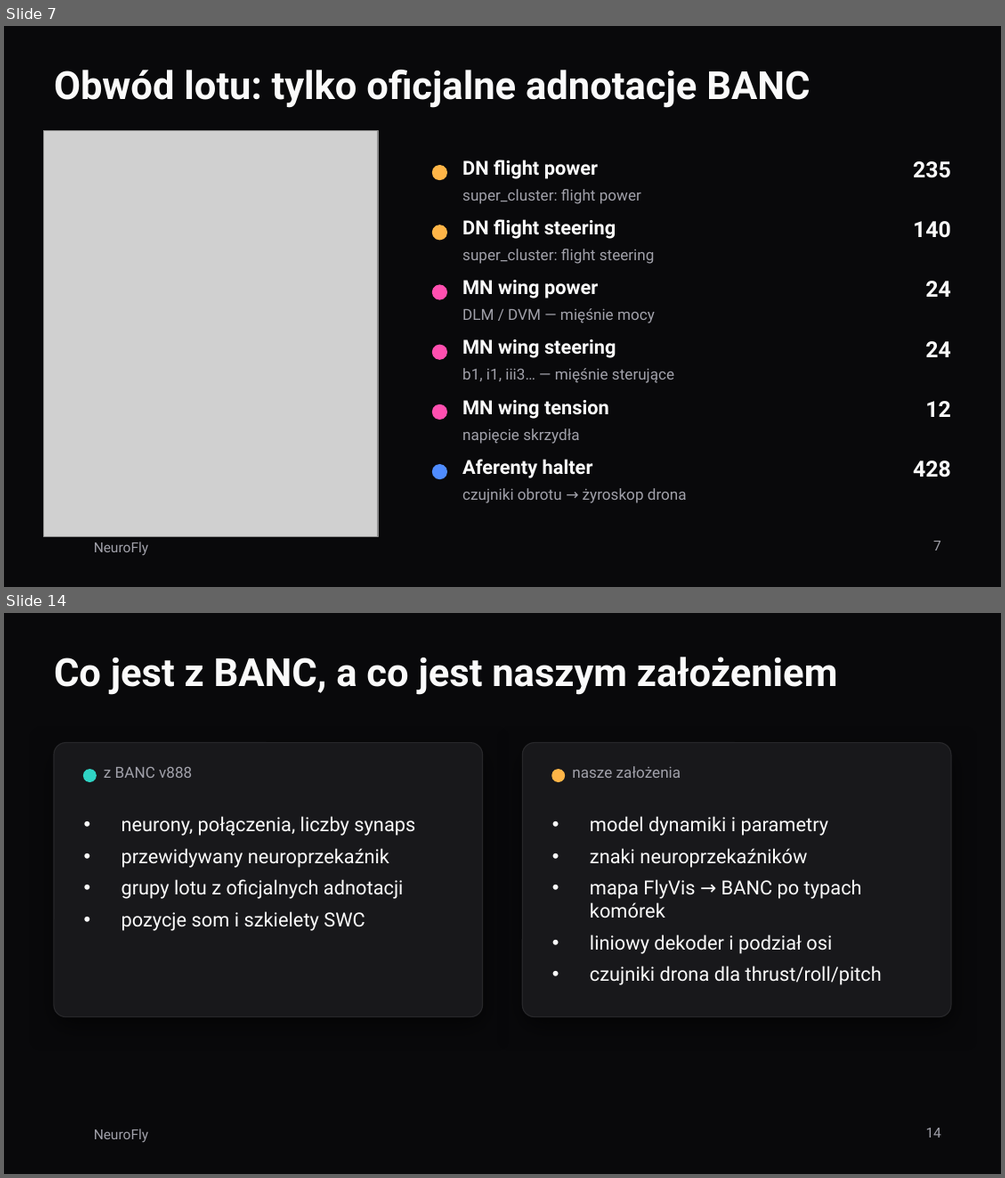
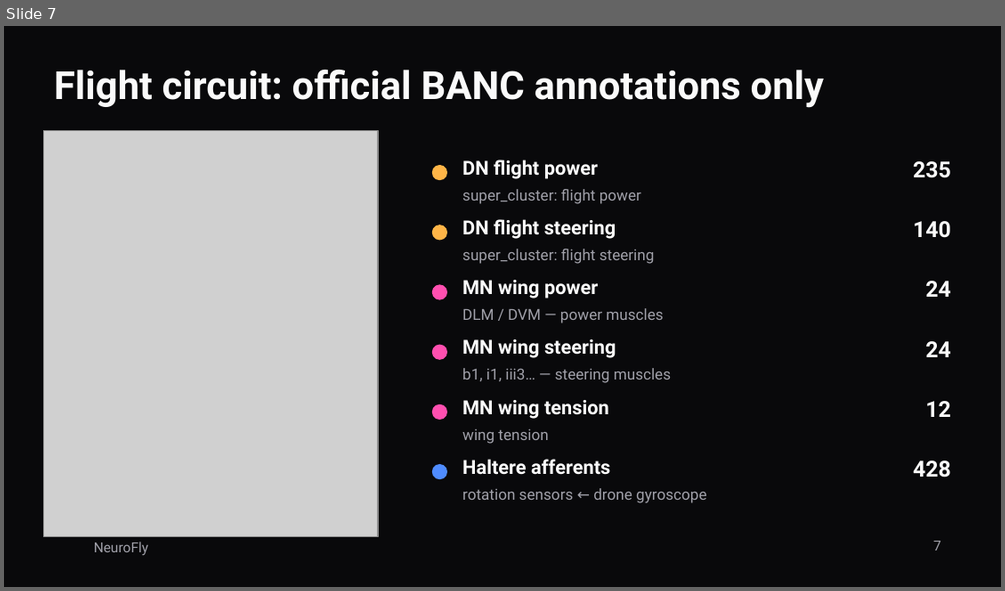
Before and after one commit to FalconDevX/neurofly, a slide deck: docs/prezentacja/NeuroFly.pptx. Shown one above the other, each under a label of ours: slides 7 and 14 before the commit, slide 7 after it; the slides between them are not shown. The pictures are 1005x1178 and 1005x591 pixels, drawn with LibreOffice and Linux fonts; fonts in the diff are those of the drawing; grey boxes stand for pictures; background and template pictures are left out. Boxes give left, top, right and bottom in pixels: in the first picture for what was removed or moved away, otherwise in the second. Text is boxed around its words. In the diff, an @@ line names an element or a change of style, - is before the commit and + after.

```diff
--- a/docs/prezentacja/NeuroFly.pptx
+++ b/docs/prezentacja/NeuroFly.pptx
@@ slide 14 removed at bbox=[4, 613, 1001, 1174], background #09090B; not listed: 1 template element that a slide beside it also shows @@
@@ title removed at bbox=[54, 657, 837, 695] @@
-Co jest z BANC, a co jest naszym założeniem
@@ rounded rectangle removed at bbox=[54, 743, 483, 1017] @@
@@ rounded rectangle removed at bbox=[522, 743, 951, 1017] @@
@@ ellipse removed at bbox=[84, 770, 96, 781] @@
@@ text removed at bbox=[104, 766, 192, 778] @@
-z BANC v888
@@ ellipse removed at bbox=[552, 770, 564, 781] @@
@@ text removed at bbox=[572, 766, 680, 778] @@
-nasze założenia
@@ text removed at bbox=[121, 816, 415, 931] @@
-• neurony, połączenia, liczby synaps
-• przewidywany neuroprzekaźnik
-• grupy lotu z oficjalnych adnotacji
-• pozycje som i szkielety SWC
@@ text removed at bbox=[590, 816, 882, 985] @@
-• model dynamiki i parametry
-• znaki neuroprzekaźników
-• mapa FlyVis → BANC po typach komórek
-• liniowy dekoder i podział osi
-• czujniki drona dla thrust/roll/pitch
@@ page number removed at bbox=[926, 1127, 941, 1137] @@
-14
@@ slide 7 changed as well @@
@@ title at bbox=[54, 70, 824, 108]: text changed @@
-Obwód lotu: tylko oficjalne adnotacje BANC
+Flight circuit: official BANC annotations only
@@ text at bbox=[462, 308, 663, 323]: text changed @@
-DLM / DVM — mięśnie mocy
+DLM / DVM — power muscles
@@ text at bbox=[462, 368, 671, 383]: text changed @@
-b1, i1, iii3… — mięśnie sterujące
+b1, i1, iii3… — steering muscles
@@ text at bbox=[462, 428, 548, 443]: text changed @@
-napięcie skrzydła
+wing tension
@@ text at bbox=[462, 459, 610, 475]: text changed @@
-Aferenty halter
+Haltere afferents
@@ text at bbox=[462, 488, 706, 503]: text changed @@
-czujniki obrotu → żyroskop drona
+rotation sensors ← drone gyroscope
```
Also in this commit, not shown: 11 other slides changed, 3 slides added, 2 other slides removed, 4 other files.
